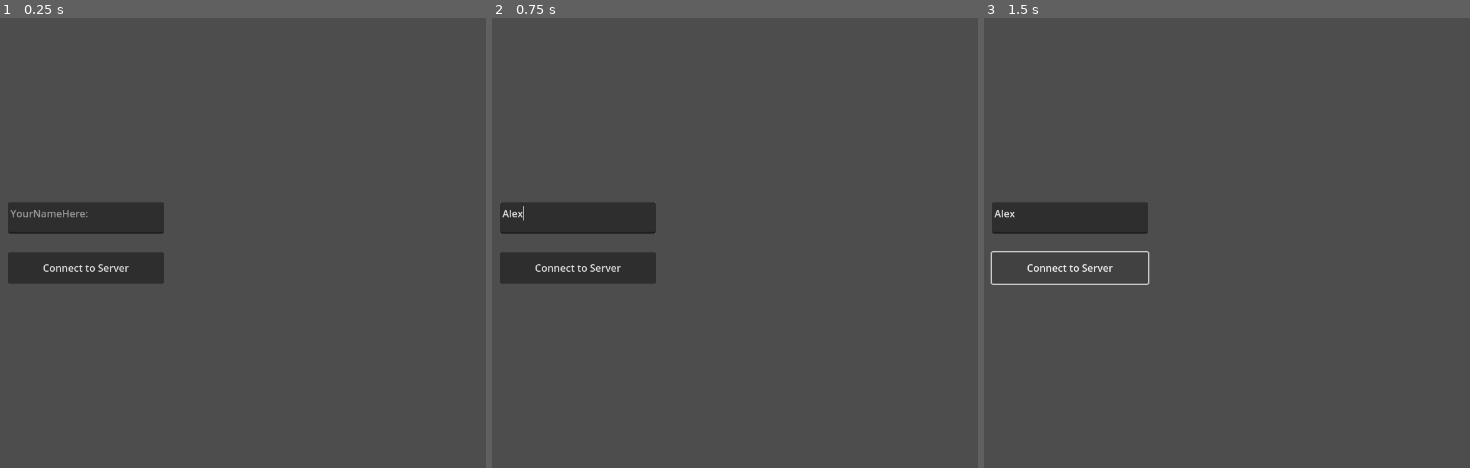
Above: before the commit, frames 1-3 (left to right).
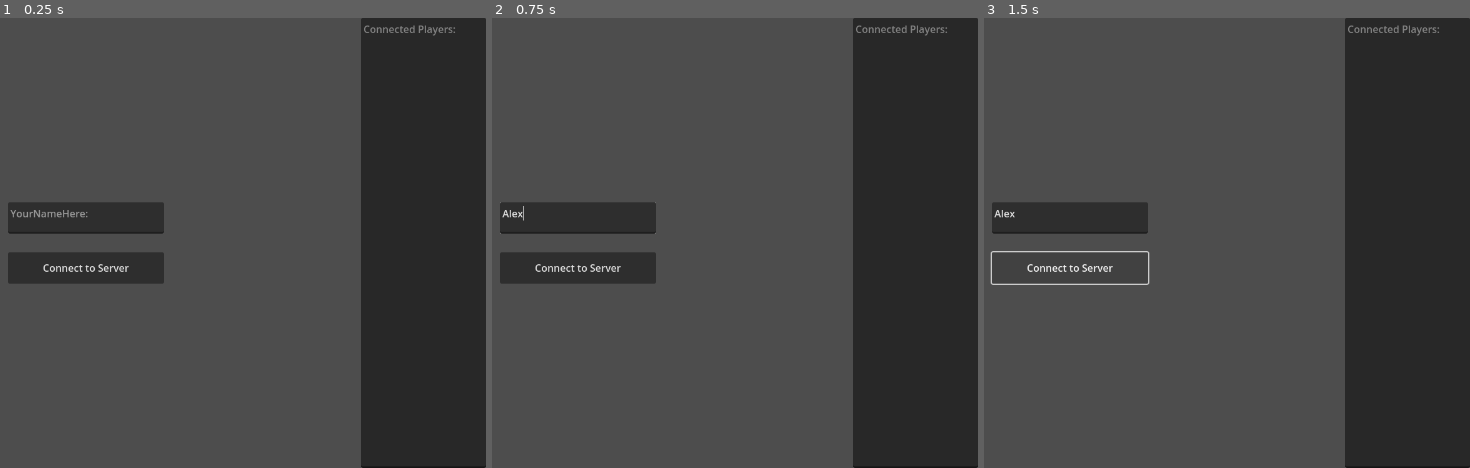
Above: after the commit, the same moments.

Repository: Loupine/multiplayer-board-game
Game: Godot game, scene res://main_menu.tscn
Same seed, same stepped clock (60 frames per second), same inputs: the game is played once before the commit and once after it.
Inputs (mouse positions are in pixels of both pictures, inside the frame that each line leads up to):
- Up to frame 1 (0.25 s): no input
- Up to frame 2 (0.75 s): click (579, 216) at 0.52 s; type "Alex" at 0.6 s
- Up to frame 3 (1.5 s): click "Connect to Server" at 1.25 s

The runs differ from the first frame. In frame 1, 26% of the frame differs, in the area x 74-100%, y 0-100%; in frame 2, 26%; in frame 3, 26%.

Commit message:
Add connected player names in the main menu

Diff:
--- a/project/lobby.gd
+++ b/project/lobby.gd
@@ -75,6 +75,7 @@
 @rpc("authority", "call_remote", "reliable")
 func _register_player(new_player_id, new_player_info):
 	players[new_player_id] = new_player_info
+	player_connected.emit(new_player_id, new_player_info)
 
 
 @rpc("authority", "call_remote", "reliable")
@@ -90,10 +91,10 @@
 
 func _on_player_disconnected(id):
 	print("Player %d, disconnected!" % id)
+	player_disconnected.emit(id)
 	if !game_started:
 		players.erase(id)
-	else:
-		player_disconnected.emit(id)
+
 
 
 func _on_connected_fail():
--- a/project/main_menu.gd
+++ b/project/main_menu.gd
@@ -1,4 +1,9 @@
 extends Node2D
+
+
+func _ready():
+	Lobby.player_connected.connect(_add_connected_player_name)
+	Lobby.player_disconnected.connect(_remove_disconnected_player_name)
 
 
 func set_player_name()->bool:
@@ -11,6 +16,21 @@
 	else:
 		%InvalidNameDialog.show()
 		return false
+
+
+func _add_connected_player_name(_id, info)->void:
+	var text_edit : TextEdit = %ConnectedPlayersTextEdit
+	var player_name = info["name"]
+	if text_edit.text.find(player_name) == -1:
+		text_edit.text += player_name + "\n"
+
+
+func _remove_disconnected_player_name(id)->void:
+	var text_edit : TextEdit = %ConnectedPlayersTextEdit
+	var text = text_edit.text
+	var player_name = Lobby.players.get(id)["name"]
+	if text.find(player_name) != -1:
+		text_edit.text = text.replace(player_name + "\n", "")
 
 
 func _on_name_text_changed():
--- a/project/main_menu.tscn
+++ b/project/main_menu.tscn
@@ -45,6 +45,34 @@
 size_flags_vertical = 4
 text = "Connect to Server"
 
+[node name="HBoxContainer" type="HBoxContainer" parent="Control"]
+custom_minimum_size = Vector2(0, 720)
+layout_mode = 1
+anchors_preset = 1
+anchor_left = 1.0
+anchor_right = 1.0
+offset_left = -200.0
+offset_bottom = 8.0
+grow_horizontal = 0
+alignment = 2
+
+[node name="ConnectedPlayersTextEdit" type="TextEdit" parent="Control/HBoxContainer"]
+unique_name_in_owner = true
+clip_contents = true
+custom_minimum_size = Vector2(200, 0)
+layout_mode = 2
+text = "Connected Players: "
+editable = false
+context_menu_enabled = false
+shortcut_keys_enabled = false
+selecting_enabled = false
+deselect_on_focus_loss_enabled = false
+drag_and_drop_selection_enabled = false
+virtual_keyboard_enabled = false
+middle_mouse_paste_enabled = false
+wrap_mode = 1
+scroll_fit_content_height = true
+
 [node name="InvalidNameDialog" type="AcceptDialog" parent="."]
 unique_name_in_owner = true
 initial_position = 2
